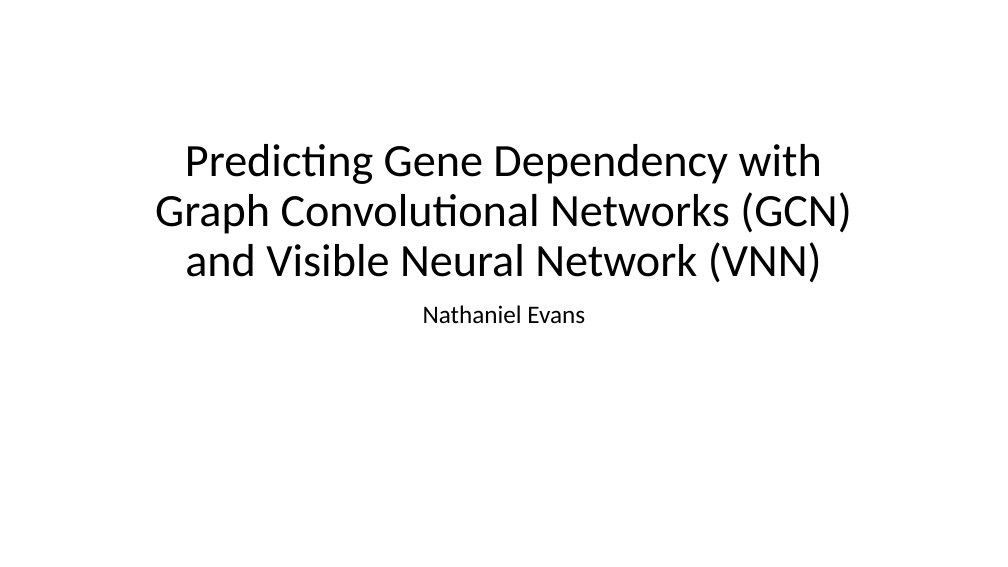
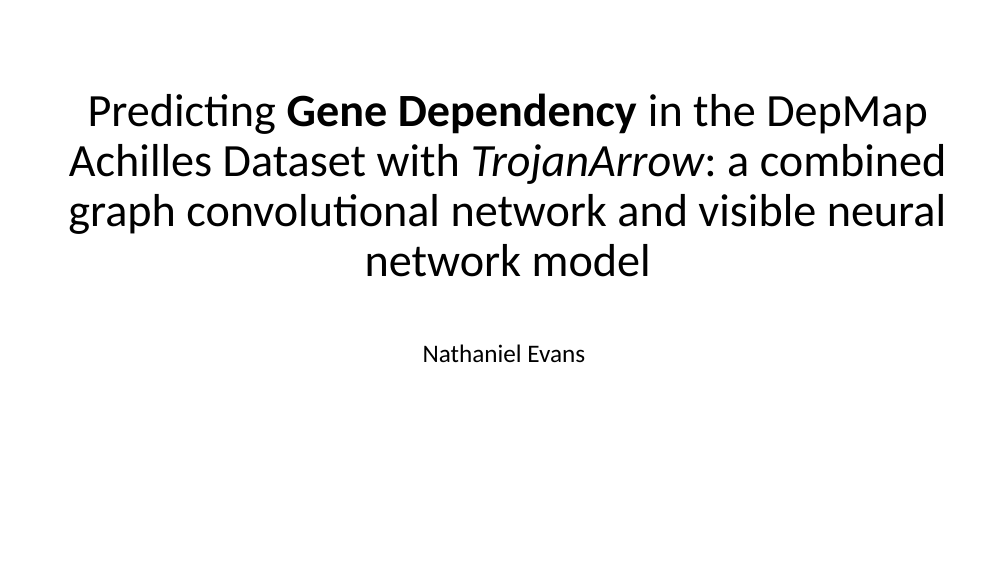
Before and after one commit to nathanieljevans/TrojanArrow, a slide deck: slide 1 of docs/evans_final.pptx. Drawn at 1008x567 pixels with LibreOffice and Linux fonts; fonts in the diff are those of the drawing. Boxes give left, top, right and bottom in pixels: in the first picture for what was removed or moved away, otherwise in the second. Text is boxed around its words. In the diff, an @@ line names an element or a change of style, - is before the commit and + after.

```diff
--- a/docs/evans_final.pptx
+++ b/docs/evans_final.pptx
@@ title at <box>68,93,947,277</box>: text changed @@
-Predicting Gene Dependency with Graph Convolutional Networks (GCN) and Visible Neural Network (VNN)
+Predicting Gene Dependency in the DepMap Achilles Dataset with TrojanArrow: a combined graph convolutional network and visible neural network model
@@ subtitle "Nathaniel Evans": place and size @@
-subtitle "Nathaniel Evans" at <box>423,305,585,324</box>
+subtitle "Nathaniel Evans" at <box>423,344,585,363</box>
```
Also in this commit, not shown: 3 other slides changed, 11 slides added, 2 slides removed, 1 other file.
